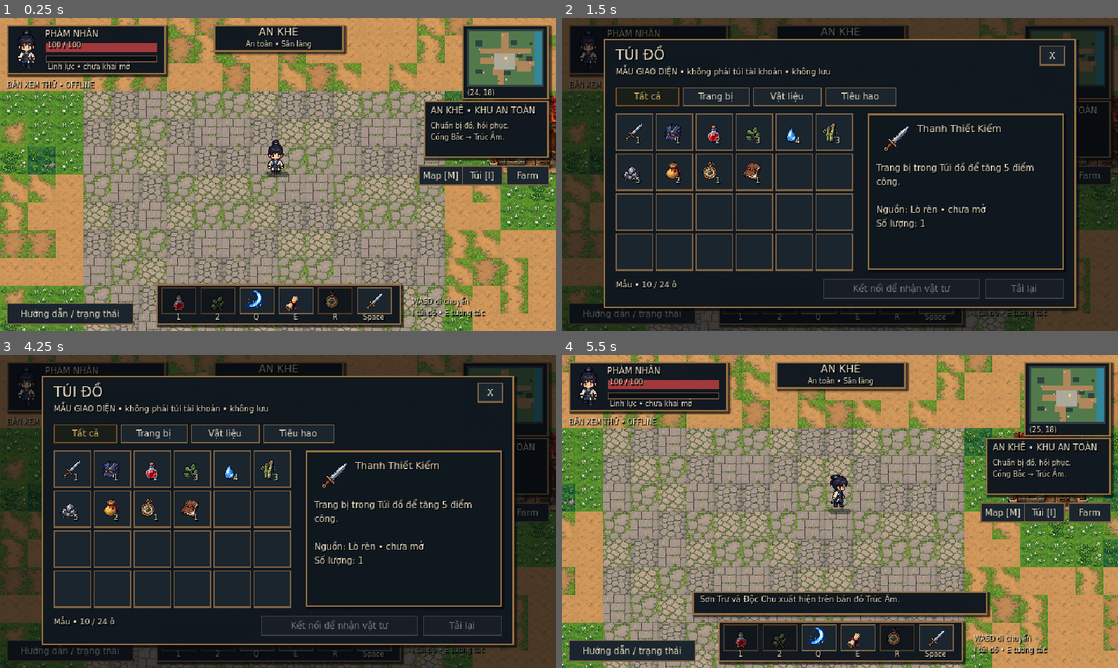
Above: before the commit, frames 1-4 (two rows, left to right).
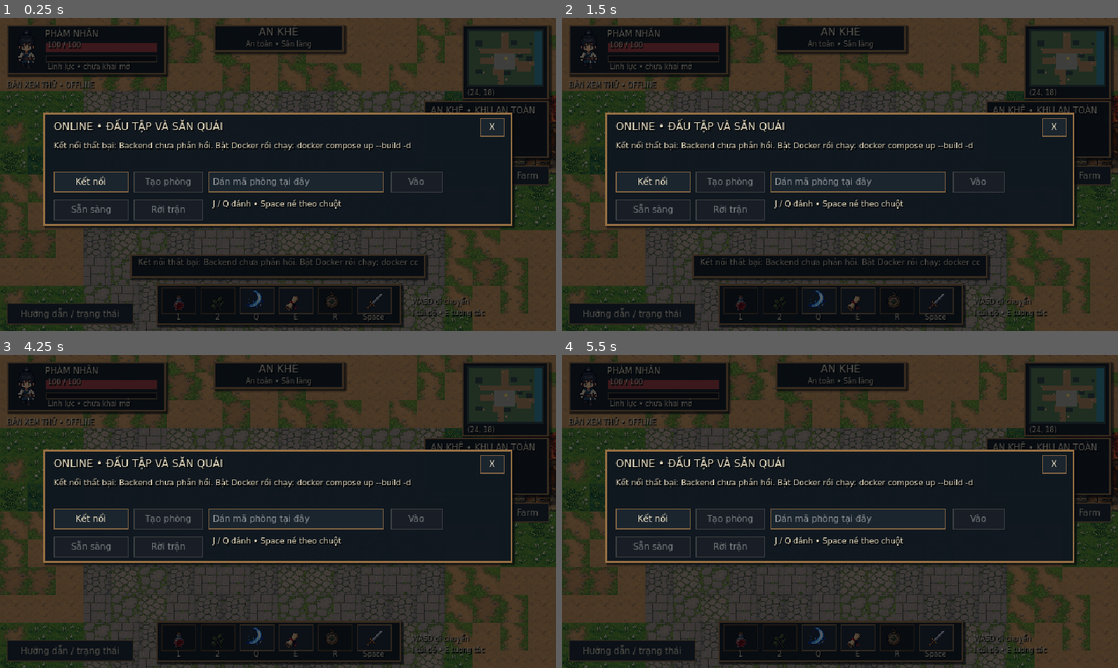
Above: after the commit, the same moments.

Repository: Vu-PTIT/tutien
Game: Godot game, scene res://scenes/main.tscn
Two runs of this game, one before a commit and one after it. Both use one fixed random seed, a clock stepped at 60 frames per second and the inputs below.
Inputs (mouse positions are in pixels of both pictures, inside the frame that each line leads up to):
- Up to frame 1 (0.25 s): no input
- Up to frame 2 (1.5 s): click "Túi [I]" at 0.5 s; click "Map [M]" at 1.25 s
- Up to frame 3 (4.25 s): click "Farm" at 2 s; click (177, 636) at 2.77 s; click (216, 636) at 3.52 s
- Up to frame 4 (5.5 s): tap Enter at 4.25 s; move the mouse to (962, 495) at 4.27 s; hold D (move_right) 4.28-5 s; tap J (attack) at 4.35 s; click (962, 495) at 4.42 s; drag from (728, 527) to (1034, 442) at 5.02 s

The runs differ from the first frame. In frame 1, 84% of the frame differs, in the area x 0-100%, y 0-100%; in frame 2, 36%; in frame 3, 38%; in frame 4, 83%.

Commit message:
Connect game backend on startup

Diff:
--- a/client/scripts/main.gd
+++ b/client/scripts/main.gd
@@ -26,6 +26,7 @@
 var user_id: String = ""
 var device_id: String = ""
 var busy: bool = false
+var backend_connection_attempted: bool = false
 var send_clock: float = 0.0
 var snapshot_age: float = 0.0
 var pending_action: String = ""
@@ -99,6 +100,8 @@
 		config.set_value("auth", "device_id", device_id)
 		config.save(identity_path)
 	_update_buttons()
+	if not OS.get_cmdline_user_args().has("--no-auto-connect"):
+		_connect_backend.call_deferred()
 
 func _load_map(map_id: String, arrival_tiles: Array = []) -> bool:
 	if world_map == null or not world_map.maps_by_id.has(map_id):
@@ -696,6 +699,7 @@
 	if busy:
 		return
 	busy = true
+	backend_connection_attempted = false
 	_update_buttons()
 	_message("Đang kết nối backend…")
 	var result: Dictionary = await api.login_device(device_id)
@@ -738,6 +742,7 @@
 		hud.get_node("Mode").text = "ONLINE • FARM TRÊN MAP"
 		_message("Đã kết nối. Vị trí, quái trên map, tương tác và túi đồ được máy chủ xác nhận.")
 	busy = false
+	backend_connection_attempted = true
 	_update_field_combat_controls()
 	_update_buttons()
 
--- a/client/tests/world_field_smoke.gd
+++ b/client/tests/world_field_smoke.gd
@@ -38,9 +38,12 @@
 	await process_frame
 	await process_frame
 	var api: CombatApi = main.api
-	await main._connect_backend()
+	var connection_deadline := Time.get_ticks_msec() + 30000
+	while not main.backend_connection_attempted and Time.get_ticks_msec() < connection_deadline:
+		await process_frame
+	_check(main.backend_connection_attempted, "Client did not finish its automatic startup backend connection")
 	var connected := api != null and not api.token.is_empty()
-	_check(connected, "Client did not connect to the local Nakama server")
+	_check(connected, "Client did not connect to the local Nakama server on startup")
 	if connected:
 		var entered_farm := await _travel_from_map_panel(main, "m_truc_am")
 		_check(entered_farm, "Map panel did not transfer online travel to Trúc Âm")
Not shown, changed: .github/workflows/ci.yml
